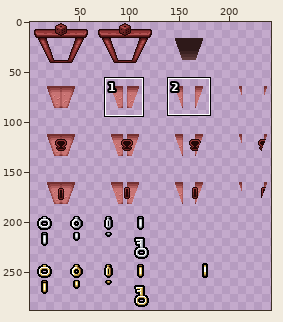
Two versions of one sprite sheet, resources/gfx/grid/00_rd_diceroom.png. Above, an overview of the earlier version with the close-up marked.
Close-up. Earlier state:
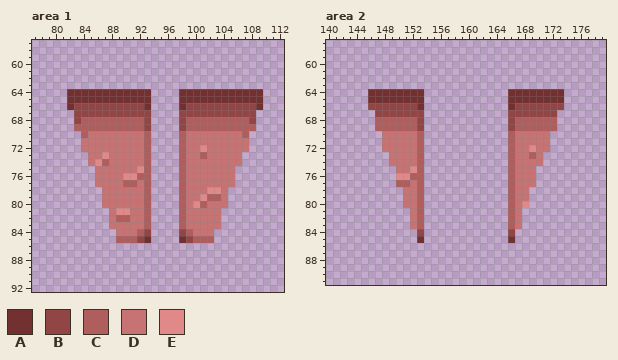
The file is 256x288 pixels. Colours within 5 levels of each other are drawn and written as one. Shown: area 1: x 77..112, y 57..92; area 2: x 140..179, y 57..91. The wide view leaves out empty margins. The commit also changed other parts of the picture, which this record leaves out.
Palette (. is transparent): A #733030  B #924545  C #b05d5d  D #c87373  E #e18989
The same view after the edit:
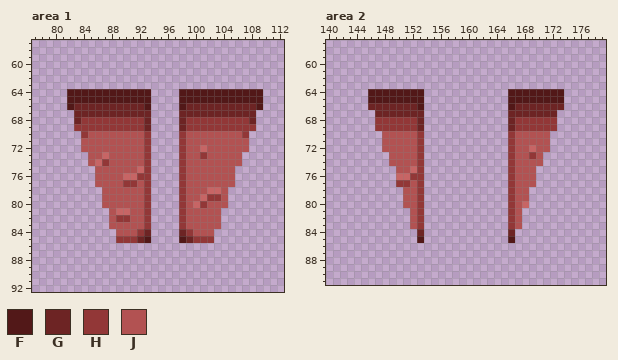
Colours new in this view: F #521818  G #6d2424  H #923737  J #b25252
Difference:
colour E: #e18989 -> #c76565
Changed rows in their new state; - is a pixel that keeps its letter.
Area 1:
first column x 82:
64 FFFFFFFFFFFF----FFFFFFFFFFFF
65 FFFFFFFFFFFF----FFFFFFFFFFFF
66 FGGGGGGGGGGF----FGGGGGGGGGGF
67 -GGGGGGGGGGG----GGGGGGGGGGG-
68 -GHHHHHHHHHG----GHHHHHHHHHG-
69 -HHHHHHHHHHG----GHHHHHHHHHH-
70 --HJJJJJJJJH----HJJJJJJJJH--
71 --JJJJJJJJJH----HJJJJJJJJJ--
72 --JJJJJJJJJH----HJJ-JJJJJJ--
73 ---JJ-JJJJJH----HJJHJJJJJ---
74 ---J-HJJJJJH----HJJJJJJJJ---
75 ----JJJJJJ-H----HJJJJJJJ----
76 ----JJJJ--HH----HJJJJJJJ----
77 ----JJJJHHJH----HJJJJJJJ----
78 -----JJJJJJH----HJJJ--J-----
79 -----JJJJJJH----HJJ-HHJ-----
80 -----JJJJJJH----HJ-HJJJ-----
81 ------J--JJH----HJJJJJ------
82 ------JHHJJH----HJJJJJ------
83 ------JJJJJH----HJJJJJ------
84 -------JJJHG----GHJJJ-------
85 -------HHHGF----FGHHH-------
Area 2:
first column x 146:
64 FFFFFFFF------------FFFFFFFF
65 FFFFFFFF------------FFFFFFFF
66 GGGGGGGF------------FGGGGGGG
67 -GGGGGGG------------GGGGGGG-
68 -HHHHHHG------------GHHHHHH-
69 -HHHHHHG------------GHHHHHH-
70 --JJJJJH------------HJJJJJ--
71 --JJJJJH------------HJJJJJ--
72 --JJJJJH------------HJJ-JJ--
73 ---JJJJH------------HJJHJ---
74 ---JJJJH------------HJJJJ---
75 ----JJ-H------------HJJJ----
76 ------HH------------HJJJ----
77 ----HHJH------------HJJJ----
78 -----JJH------------HJJ-----
79 -----JJH------------HJJ-----
80 -----JJH------------HJ------
81 ------JH------------HJ------
82 ------JH------------HJ------
83 ------JH------------HJ------
84 -------G------------G-------
85 -------F------------F-------
